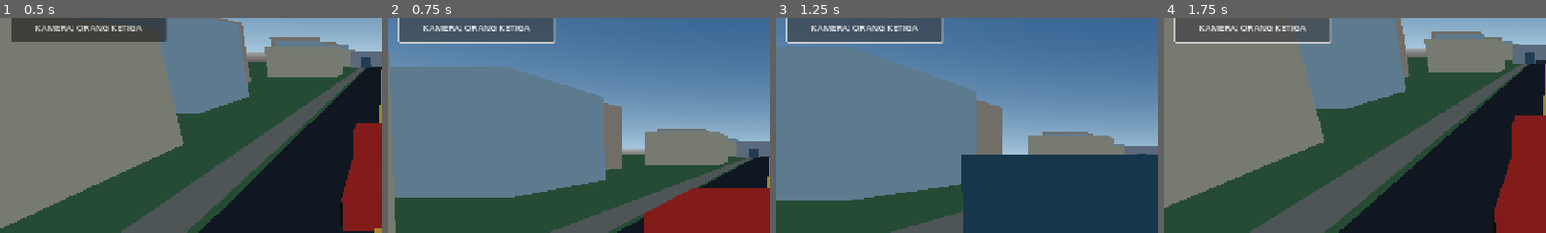
Above: before the commit, frames 1-4 (left to right).
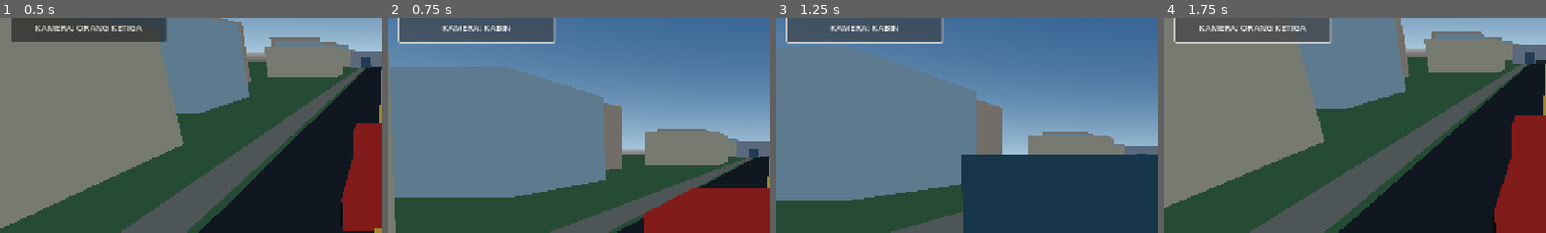
Above: after the commit, the same moments.

Repository: Muhtadi112/Business-Empire
Game: Godot game, scene res://scenes/main.tscn
Same seed, same stepped clock (60 frames per second), same inputs: the game is played once before the commit and once after it.
Inputs:
- Up to frame 1 (0.5 s): no input
- Up to frame 2 (0.75 s): click "KAMERA: ORANG KETIGA" at 0.5 s
- Up to frame 3 (1.25 s): no input
- Up to frame 4 (1.75 s): click "KAMERA: ORANG KETIGA" (after the commit: "KAMERA: KABIN") at 1.25 s
The pictures show only the part of the screen within x 0-50%, y 18-68%; the shares and areas given below are measured in that part.

Frame 1 is identical in both runs. In frame 2, 0.6% of the frame differs, in the area x 9-38%, y 3-7%; in frame 3, 0.6%; in frame 4, nothing differs.

Commit message:
Polish camera mode toggle feedback

Diff:
--- a/godot/scripts/main.gd
+++ b/godot/scripts/main.gd
@@ -19,6 +19,7 @@
 var status_label: Label
 var speed_label: Label
 var contract_button: Button
+var camera_button: Button
 var warehouse_marker: MeshInstance3D
 var target_position := Vector3(0, 0, -95.0)
 var joystick_vector := Vector2.ZERO
@@ -210,7 +211,7 @@
 	contract_button.pressed.connect(_on_contract_pressed)
 	root.add_child(contract_button)
 
-	var camera_button := Button.new()
+	camera_button = Button.new()
 	camera_button.text = "KAMERA: ORANG KETIGA"
 	camera_button.position = Vector2(18, 118)
 	camera_button.size = Vector2(260, 48)
@@ -246,8 +247,7 @@
 
 func _toggle_camera() -> void:
 	camera_first_person = not camera_first_person
-	var camera_button := get_tree().current_scene.find_child("*", true, false)
-	# Camera mode is also reflected in the HUD status for clear feedback.
+	camera_button.text = "KAMERA: KABIN" if camera_first_person else "KAMERA: ORANG KETIGA"
 	if status_label:
 		status_label.text = "KAMERA KABIN • PANDANGAN PENGEMUDI" if camera_first_person else "KAMERA EKSTERNAL • ORANG KETIGA"
 
